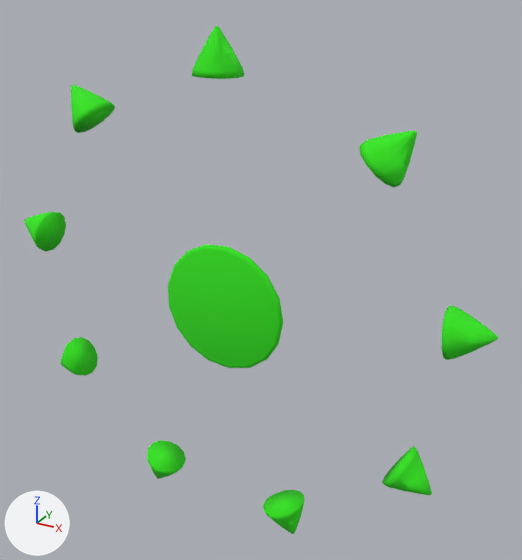
The glTF model GateCheckpoint/gate-checkpoint.glb as it was, and as the next commit left it.
The view is the same before and after, from a 50 mm camera at (2.41, -3.84, 2.2) aimed at (0.2, 0.18, 0.19). The lights are fixed; the arrows at lower left show +X, +Y and +Z. Where no turn or scale is listed for an object, it has been applied to the vertices. Vertices at the same position are counted once.

In view in the first picture: 'Bullseye', 'Cone'.
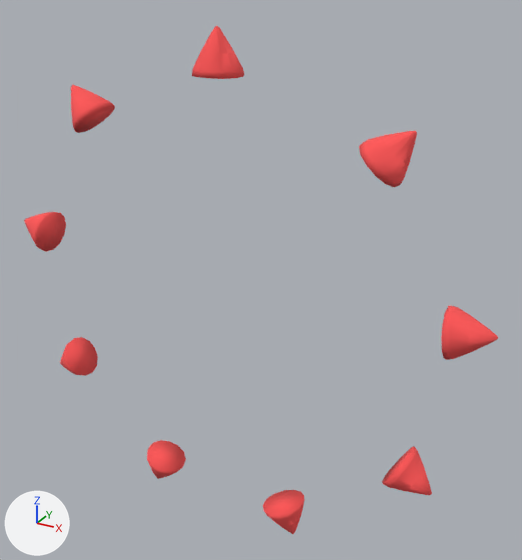
Commit message: More clear gate checkpoint. Show text when through all gates

Location of each change, [x1, y1, x2, y2] in pixels of the pictures (522 x 560 px):
'Bullseye', deleted (green): before [168, 244, 283, 368]
part 1 of me_cone, surface changed (green to red): [24, 26, 498, 534] in both

Patch to the scene script:
```diff
--- a/GateCheckpoint/gate-checkpoint.glb.py
+++ b/GateCheckpoint/gate-checkpoint.glb.py
@@ me_cone @@
 me_cone.from_pydata(...)  # 628 vertices, 1220 faces; spans x -1.82..1.84, y -0.16..0.16, z -1.76..1.86
 # used by ob_cone; location = (0.0, 0.0, 0.0)
+# me_cone part 1: texture (UV) coordinates of 1220 of 1220 faces, centred in x -1.82..1.84, y -0.15..0.15, z -1.76..1.85, changed; they spanned u 0.67..0.71, v 0.16..0.2 and now span u 0.16..0.2, v 0.41..0.45
 me_cone.materials.append(mat_colorpaltte)
@@ ob_bullseye @@
-ob_bullseye = bpy.data.objects.new('Bullseye', me_cylinder)
-ob_bullseye.location = (0.0, 0.0, 0.0)
```
